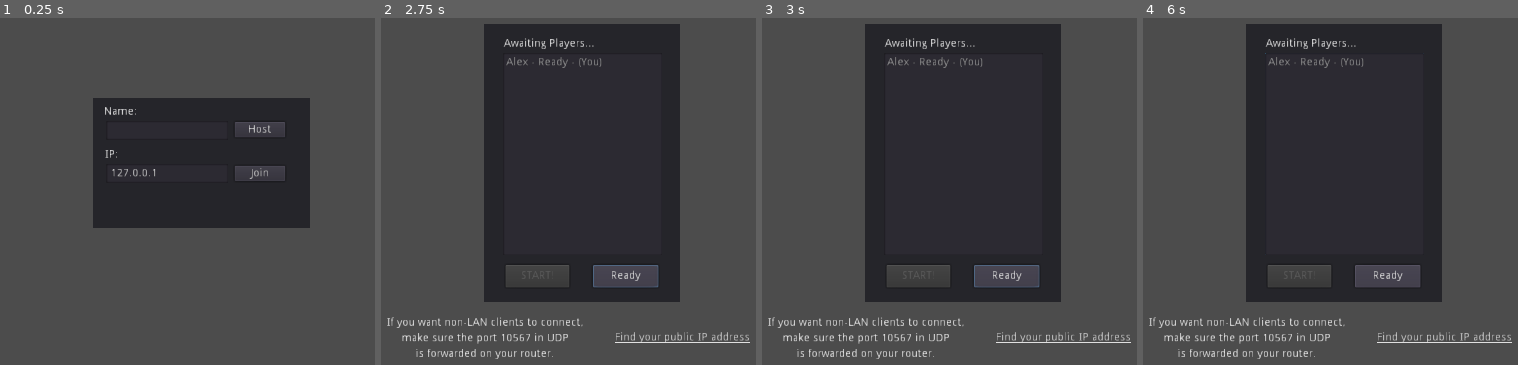
Above: before the commit, frames 1-4 (left to right).
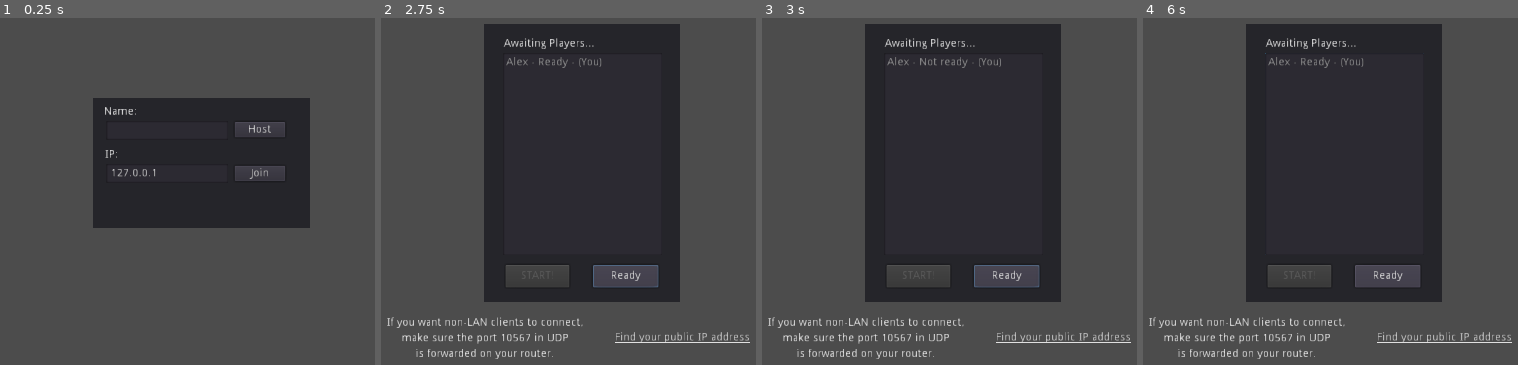
Above: after the commit, the same moments.

Repository: guillaumeVilar/multiplayer-bomber-godot
Game: Godot game, scene res://scenes/lobby.tscn
The game is run twice, just before and just after one commit, with the same random seed, the same clock (stepped at 60 frames per second) and the same inputs.
Inputs (mouse positions are in pixels of both pictures, inside the frame that each line leads up to):
- Up to frame 1 (0.25 s): no input
- Up to frame 2 (2.75 s): click (549, 129) at 0.52 s; type "Alex" at 0.6 s; click "Host" at 1.25 s; click "Ready" at 2 s
- Up to frame 3 (3 s): click "Ready" at 2.75 s
- Up to frame 4 (6 s): tap Enter at 3.5, 5 s; hold Right (move_right) 3.53-4.28 s; hold Space (set_bomb) 3.53-4.28 s; hold Down (move_down) 4.28-5.03 s; tap Space (set_bomb) at 4.35, 5.85 s; hold Right (move_right) 5.03-5.78 s; hold Space (set_bomb) 5.03-5.78 s; hold Up (move_up) from 5.78 s (still down)

Frames 1-2 are identical in both runs. In frame 3, 0.2% of the frame differs, in the area x 42-64%, y 11-15%; in frame 4, nothing differs.

Commit message:
[READY]: Add toggle to ready button

Diff:
--- a/scripts/gamestate.gd
+++ b/scripts/gamestate.gd
@@ -152,7 +152,7 @@
 # Called when the ready button is pressed in the lobby.
 # This will tell all peers that the local player is ready.
 func local_player_is_ready_to_start_from_lobby():
-	local_player["ready"] = true
+	local_player["ready"] = !local_player["ready"]
 	# Run update_player_list_ready_from_lobby on all other peers to update info for local player
 	rpc("update_player_list_ready_from_lobby", local_player)
 	# Refreshing locally list of player
